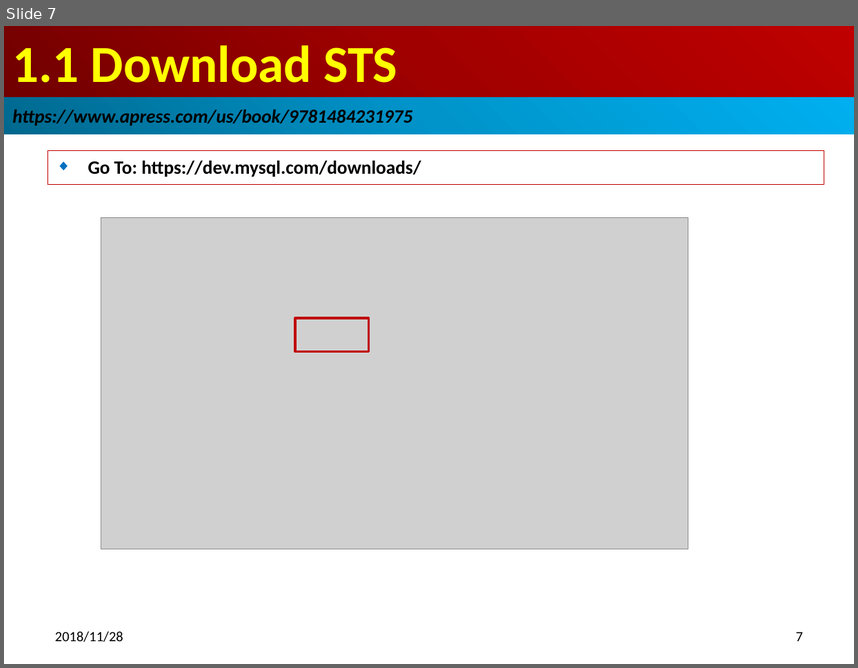
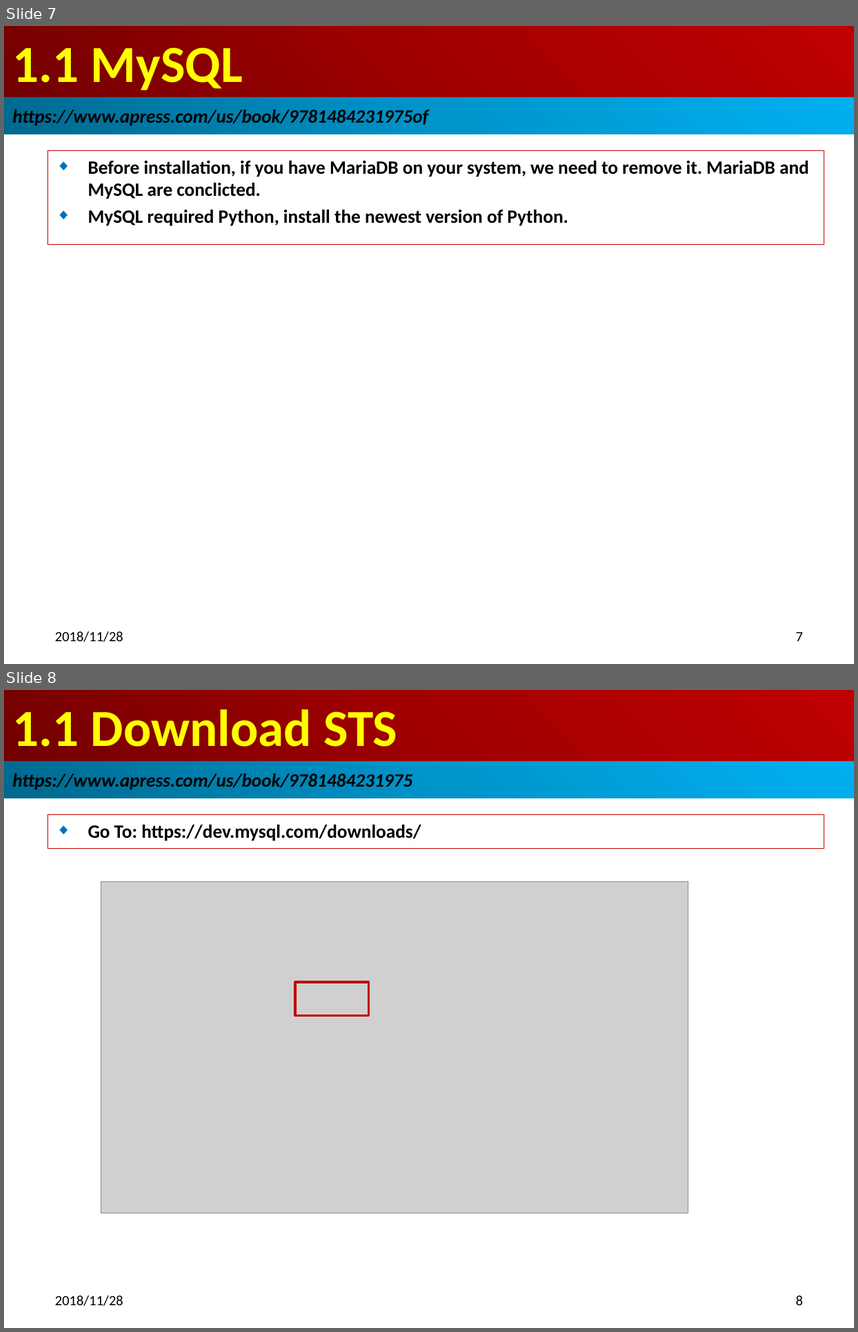
Before and after one commit to peterhchen/50-agular-node-mysql, a slide deck: 15_Ch01_MySQL.pptx. Shown one above the other, each under a label of ours: slide 7 before the commit, slides 7 and 8 after it. The pictures are 858x668 and 858x1332 pixels, drawn with LibreOffice and Linux fonts; fonts in the diff are those of the drawing; grey boxes stand for pictures. Boxes give left, top, right and bottom in pixels: in the first picture for what was removed or moved away, otherwise in the second. Text is boxed around its words. In the diff, an @@ line names an element or a change of style, - is before the commit and + after.

```diff
--- a/15_Ch01_MySQL.pptx
+++ b/15_Ch01_MySQL.pptx
@@ slide 7 added at bbox=[4, 26, 854, 664], background #FFFFFF @@
@@ title added at bbox=[4, 26, 854, 97], fill gradient #720000 to #A20000 to #C00000, 44 pt, text #FFFF00, bold @@
+1.1 MySQL
@@ rectangle added at bbox=[4, 97, 854, 135], fill gradient #00688E to #0094CA to #00B0F0, 16 pt, text #000000, bold, italic @@
+https://www.apress.com/us/book/9781484231975of
@@ subtitle added at bbox=[47, 151, 824, 245], outline #C00000 0.75 pt, 16 pt, text #000000, bold @@
+◆ Before installation, if you have MariaDB on your system, we need to remove it. MariaDB and MySQL are conclicted.
+◆ MySQL required Python, install the newest version of Python.
@@ text added at bbox=[55, 630, 123, 641], 12 pt, text #000000 @@
+2018/11/28
@@ page number added at bbox=[796, 632, 803, 641], 12 pt, text #000000 @@
+7
@@ what was slide 7 is now slide 8 @@
@@ page number at bbox=[796, 1295, 803, 1305]: text changed @@
-7
+8
```
Also in this commit, not shown: 6 slides changed.
